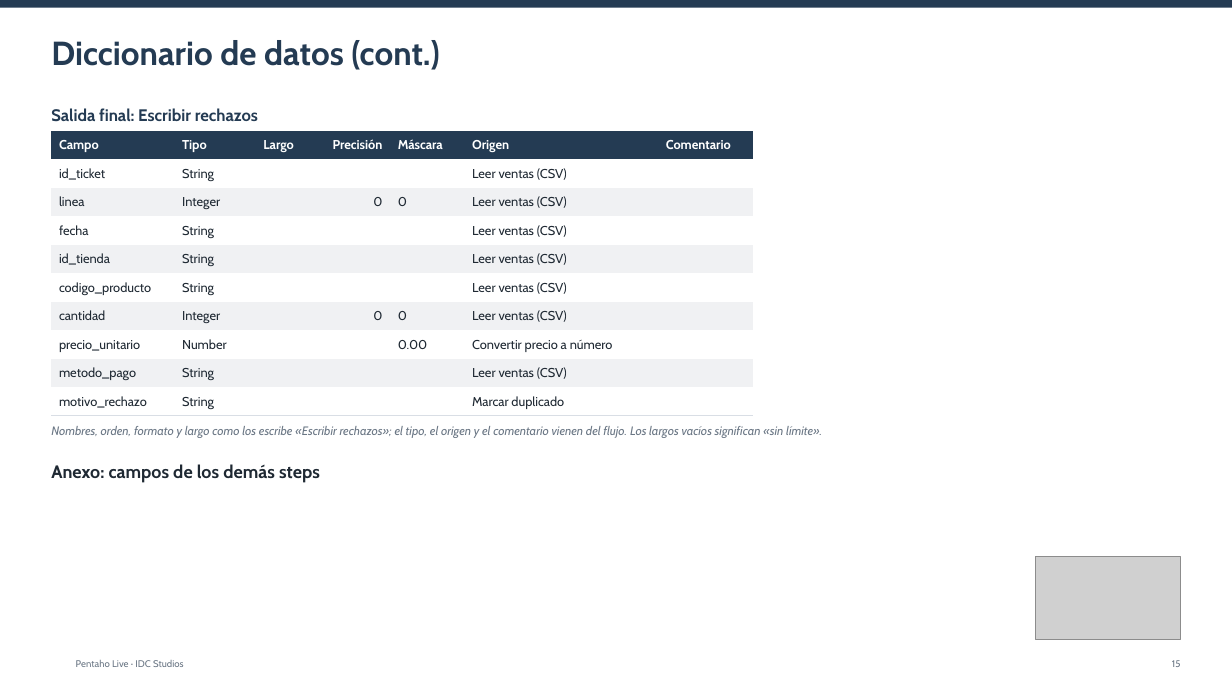
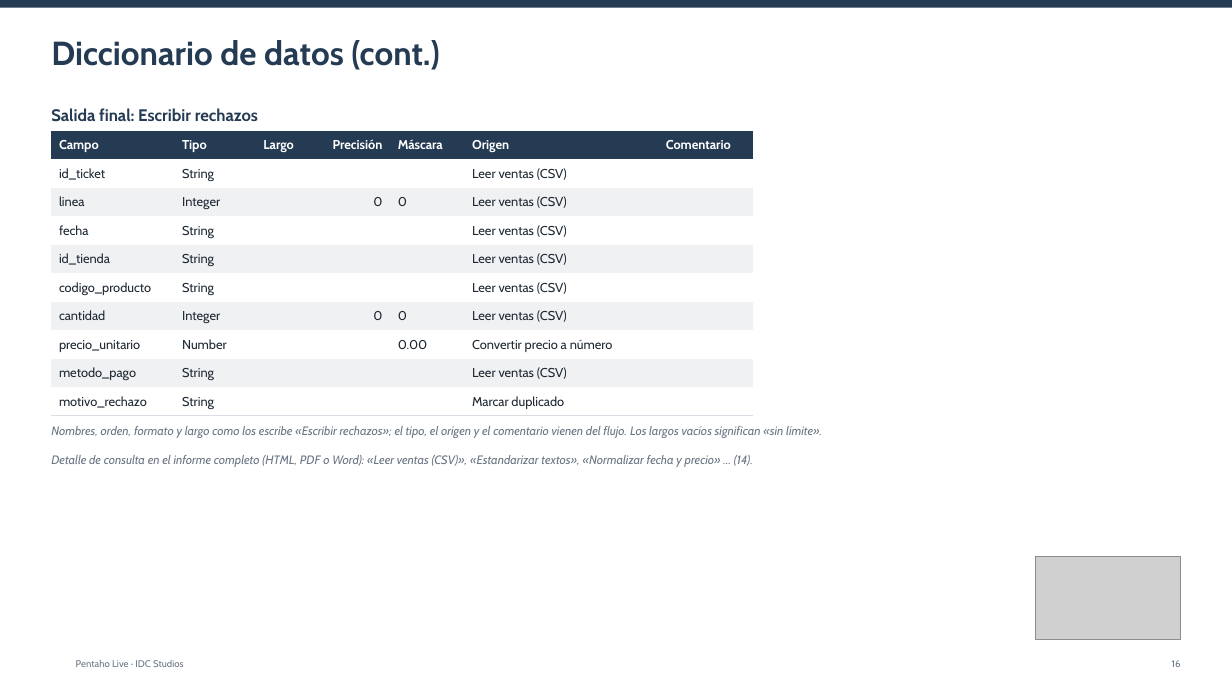
Before and after one commit to IvI2511/pentaho-mcp, a slide deck: slide 16 of ejemplo/informes/04_hechos_ventas.pptx (slide 15 before the commit). Drawn at 1232x693 pixels with LibreOffice and Linux fonts; fonts in the diff are those of the drawing; grey boxes stand for pictures; background and template pictures are left out. Boxes give left, top, right and bottom in pixels: in the first picture for what was removed or moved away, otherwise in the second. Text is boxed around its words. In the diff, an @@ line names an element or a change of style, - is before the commit and + after.

```diff
--- a/ejemplo/informes/04_hechos_ventas.pptx
+++ b/ejemplo/informes/04_hechos_ventas.pptx
@@ text at (51, 455, 753, 467): text changed; size 14 to 9.5 pt; text colour #1F2933 to #6B7785; bold off; italic on @@
-Anexo: campos de los demás steps
+Detalle de consulta en el informe completo (HTML, PDF o Word): «Leer ventas (CSV)», «Estandarizar textos», «Normalizar fecha y precio» … (14).
@@ page number at (1172, 660, 1181, 667): text changed @@
-15
+16
```
Also in this commit, not shown: 17 other slides changed, 2 slides added, 16 slides removed, 30 other files.
